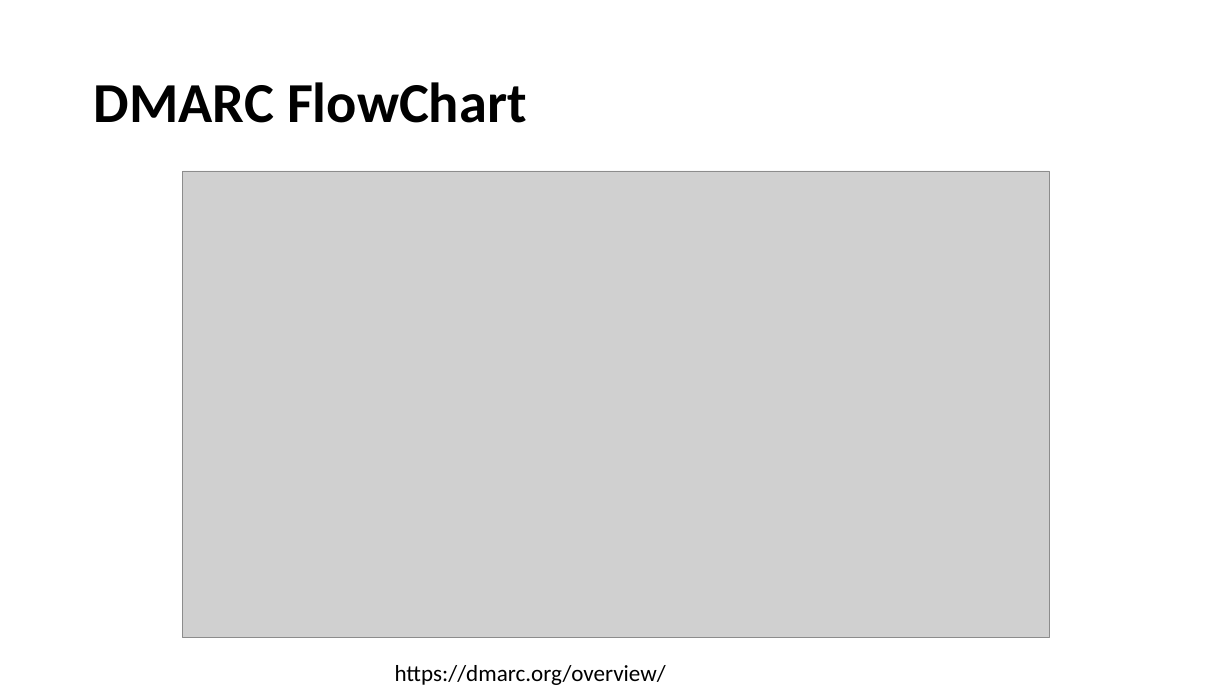
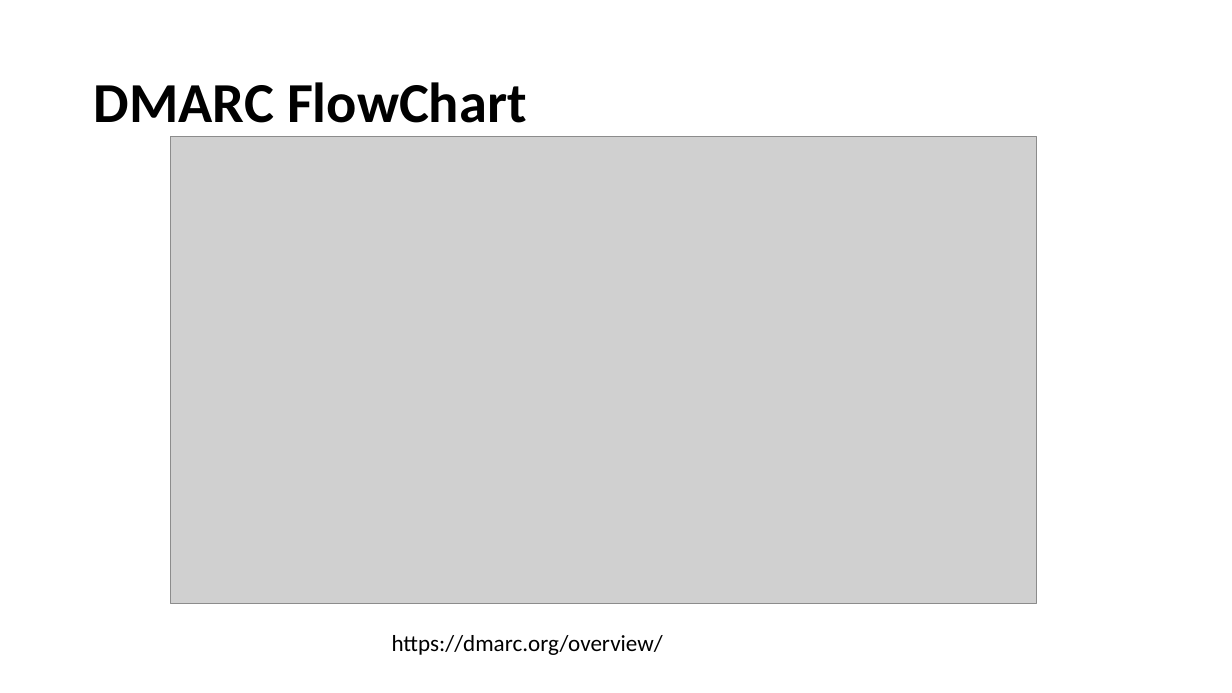
Before and after one commit to afnog/sse, a slide deck: slide 7 of postfix/emailbestpractices_old.pptx. Drawn at 1232x693 pixels with LibreOffice and Linux fonts; fonts in the diff are those of the drawing; grey boxes stand for pictures. Boxes give left, top, right and bottom in pixels: in the first picture for what was removed or moved away, otherwise in the second. Text is boxed around its words. In the diff, an @@ line names an element or a change of style, - is before the commit and + after.

```diff
--- a/postfix/emailbestpractices_old.pptx
+++ b/postfix/emailbestpractices_old.pptx
@@ picture: place and size @@
-picture at [183, 171, 1049, 638]
+picture at [171, 136, 1037, 603]
@@ text "https://dmarc.org/overview/": place and size @@
-text "https://dmarc.org/overview/" at [395, 665, 666, 685]
+text "https://dmarc.org/overview/" at [392, 635, 663, 655]
```
Also in this commit, not shown: 4 other slides changed, 3 slides added, 5 other files.
